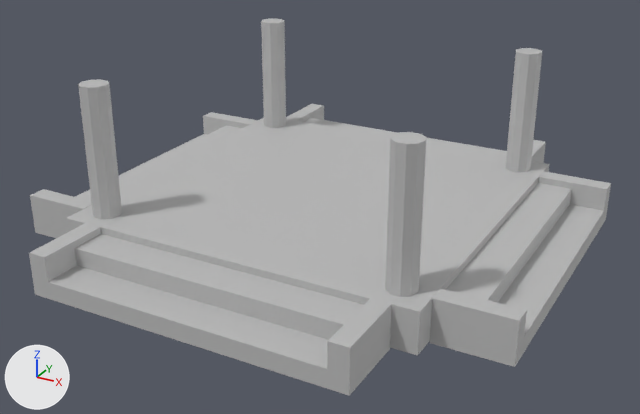
Two versions of the FBX model Assets/Assets/Models/MOD_Temple.fbx, one commit apart.
Before and after are seen from a camera (50 mm lens) standing at (12.06, -22.26, 11.74) and looking at (0.2, -0.69, 0.95). Arrows for +X, +Y and +Z are at lower left; the lights stay in place. Where no turn or scale is listed for an object, it has been applied to the vertices. Vertices at the same position are counted once.

In view in the first picture: 'Temple'.
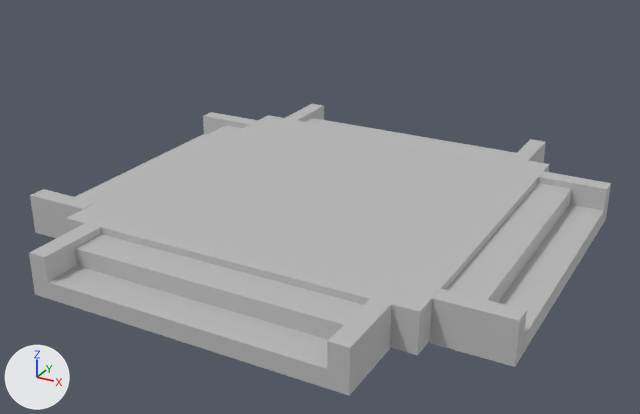
Commit message: Updated Temple

What differs and where, as boxes [x1, y1, x2, y2] in the pictures (640 x 414 px):
'Temple', reshaped (23% shorter): before [29, 18, 611, 396]; after [29, 104, 611, 396]
part 1 of me_mesh, deleted: before [506, 48, 542, 172]
part 2 of me_mesh, deleted: before [261, 18, 286, 128]
part 3 of me_mesh, deleted: before [78, 79, 122, 219]
part 4 of me_mesh, deleted: before [385, 132, 426, 297]

The change, as a diff of the scene's bpy script:
```diff
--- a/Assets/Assets/Models/MOD_Temple.fbx.py
+++ b/Assets/Assets/Models/MOD_Temple.fbx.py
@@ me_mesh @@
 me_mesh.from_pydata(...)  # 310 vertices, 245 faces; spans x -7.6..7.6, y -7.6..7.6, z 0.0..5.1
 # used by ob_temple; location = (0.0, 0.0, 0.0)
+# me_mesh part 1: the loose piece of 22 vertices spanning x 4.2..5.1, y 4.2..5.0, z 1.2..5.1 is deleted
+# me_mesh part 2: the loose piece of 22 vertices spanning x -5.1..-4.2, y 4.2..5.0, z 1.2..5.1 is deleted
+# me_mesh part 3: the loose piece of 22 vertices spanning x -5.1..-4.2, y -5.0..-4.3, z 1.2..5.1 is deleted
+# me_mesh part 4: the loose piece of 22 vertices spanning x 4.2..5.1, y -5.0..-4.3, z 1.2..5.1 is deleted
 me_mesh.materials.append(mat_lambert1)
```
